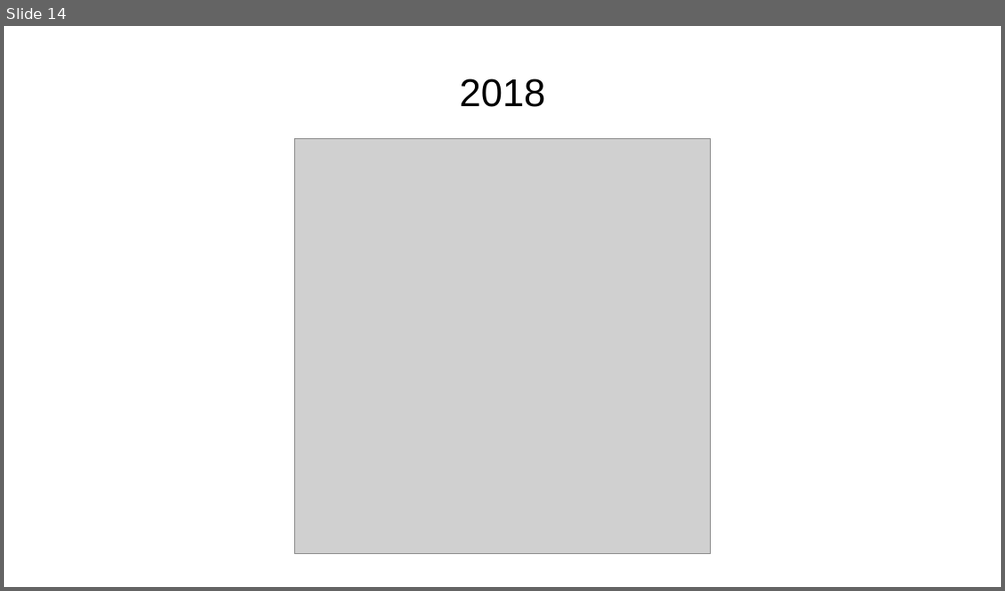
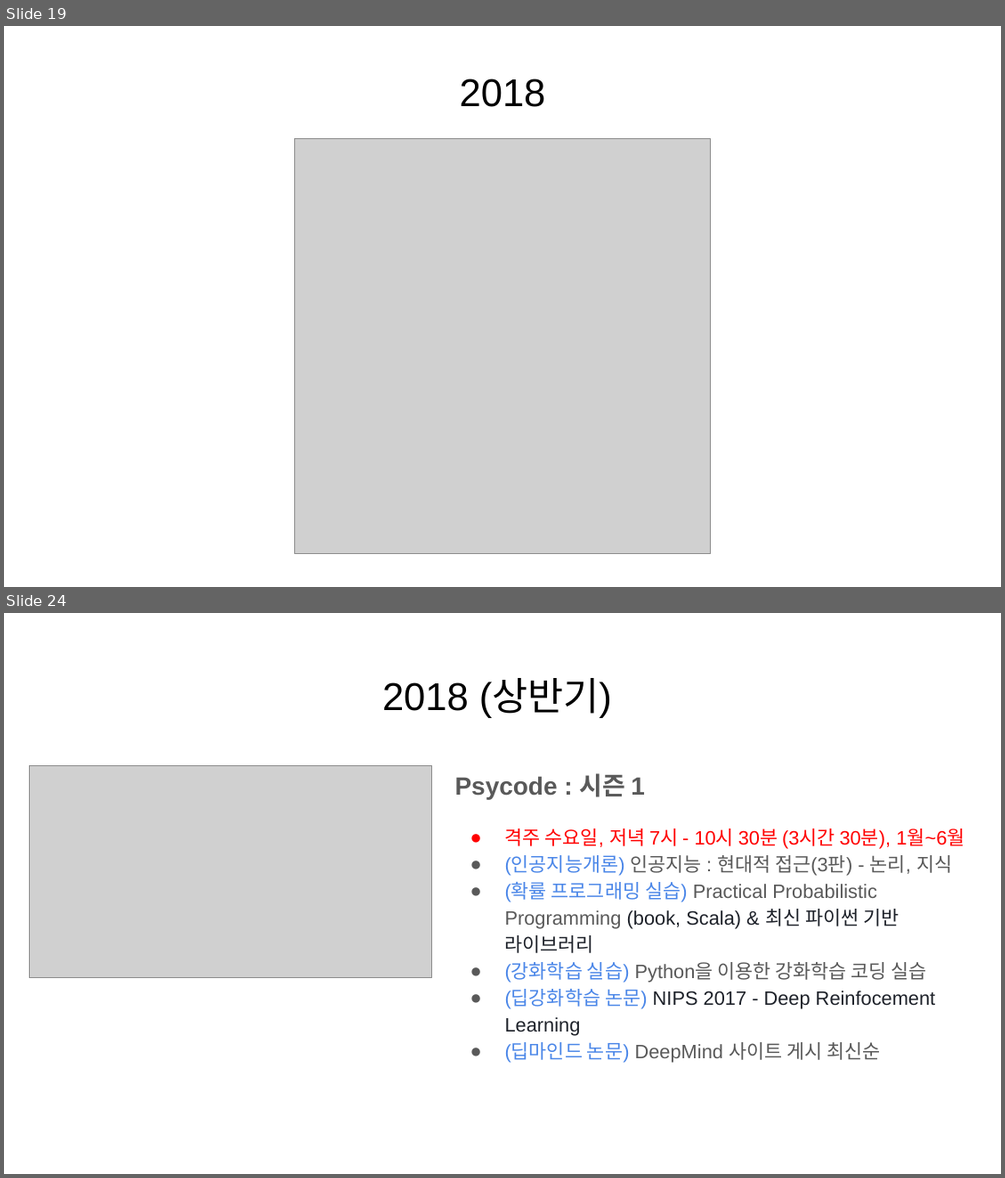
Before and after one commit to KaggleBreak/studybreak, a slide deck: 2017/presentation/study/싸이그래머_소개_스터디뽀개기2017.pptx. Shown one above the other, each under a label of ours: slide 14 before the commit, slides 19 and 24 after it; the slides between them are not shown. The pictures are 1005x591 and 1005x1178 pixels, drawn with LibreOffice and Linux fonts; fonts in the diff are those of the drawing; grey boxes stand for pictures. Boxes give left, top, right and bottom in pixels: in the first picture for what was removed or moved away, otherwise in the second. Text is boxed around its words. In the diff, an @@ line names an element or a change of style, - is before the commit and + after.

```diff
--- a/2017/presentation/study/싸이그래머_소개_스터디뽀개기2017.pptx
+++ b/2017/presentation/study/싸이그래머_소개_스터디뽀개기2017.pptx
@@ slide 24 added at (4, 613, 1001, 1174), background #FFFFFF @@
@@ title added at (382, 679, 612, 718), 28 pt, text #000000 @@
+2018 (상반기)
@@ picture added at (30, 765, 431, 978) @@
@@ text added at (455, 773, 964, 1062), 14 pt, text #595959 @@
+Psycode : 시즌 1
+● 격주 수요일, 저녁 7시 - 10시 30분 (3시간 30분), 1월~6월
+● (인공지능개론) 인공지능 : 현대적 접근(3판) - 논리, 지식
+● (확률 프로그래밍 실습) Practical Probabilistic Programming (book, Scala) & 최신 파이썬 기반 라이브러리
+● (강화학습 실습) Python을 이용한 강화학습 코딩 실습
+● (딥강화학습 논문) NIPS 2017 - Deep Reinfocement Learning
+● (딥마인드 논문) DeepMind 사이트 게시 최신순
@@ what was slide 14 is now slide 19 @@
```
Also in this commit, not shown: 4 slides changed, 15 other slides added, 7 other files.
